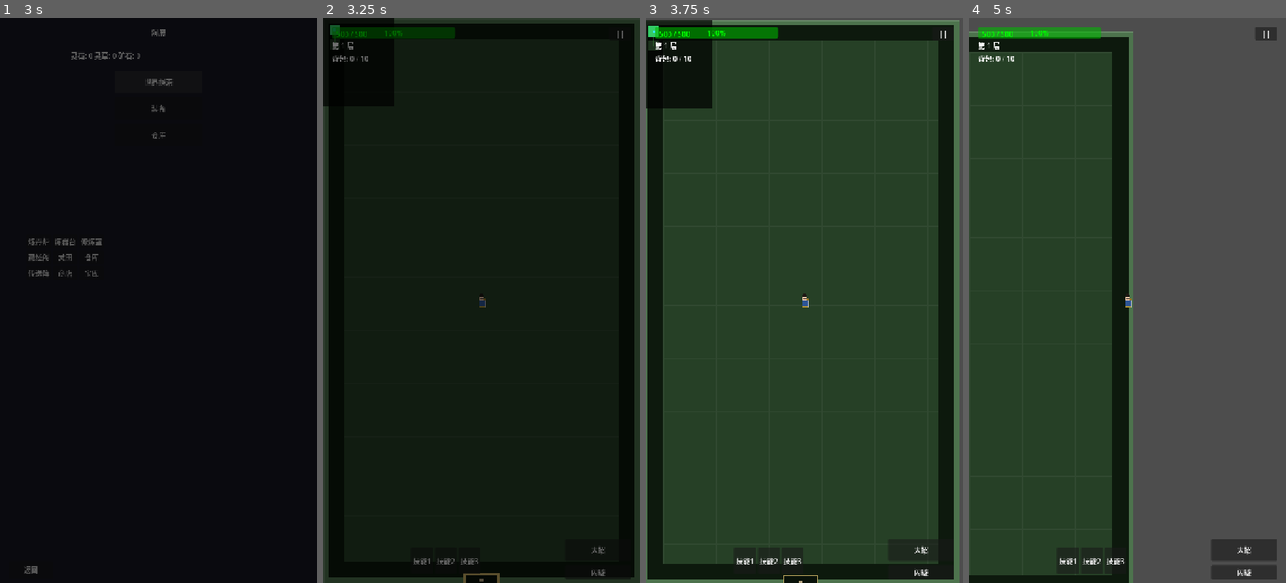
Above: before the commit, frames 1-4 (left to right).
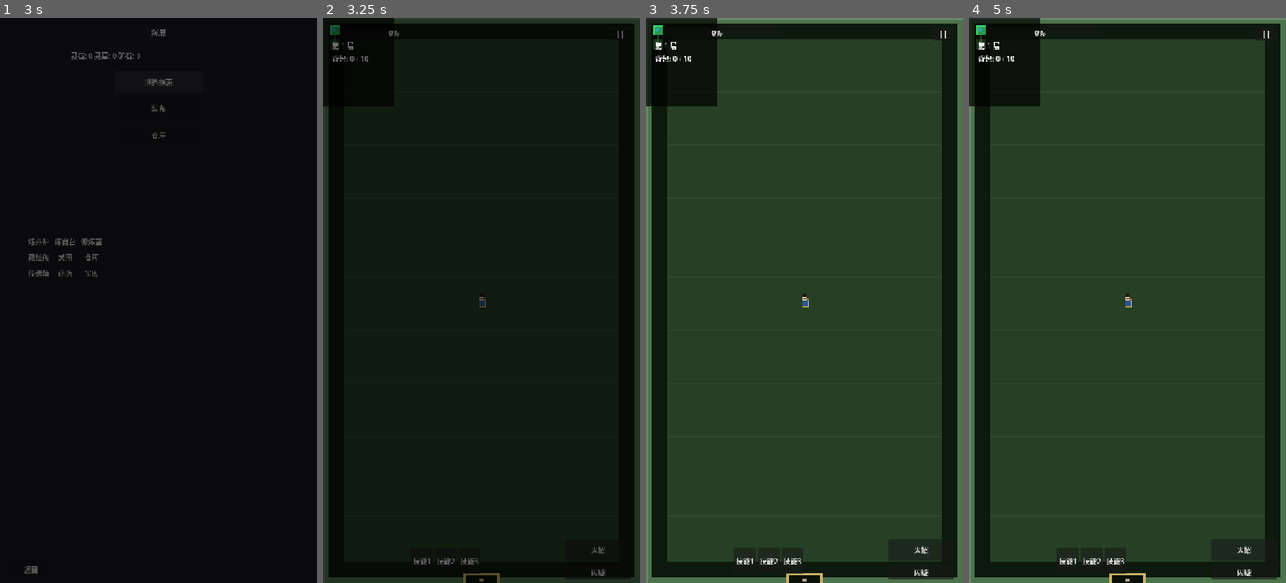
Above: after the commit, the same moments.

Repository: CasbaL/soudache
Game: Godot game, scene res://scenes/ui/faction_select.tscn
Two runs of this game, one before a commit and one after it. Both use one fixed random seed, a clock stepped at 60 frames per second and the inputs below.
Inputs (mouse positions are in pixels of both pictures, inside the frame that each line leads up to):
- Up to frame 1 (3 s): click "选择" at 0.5 s; click "确认选择" at 1.25 s; tap Enter (ui_accept) at 2, 2.27 s; move the mouse to (228, 272) at 2.02 s; hold D (move_right) 2.03-2.75 s; hold Space (dodge) 2.03-2.75 s; click (228, 272) at 2.17 s; click "世界探索" at 2.75 s
- Up to frame 2 (3.25 s): no input
- Up to frame 3 (3.75 s): drag from (741, 328) to (804, 300) at 3.52 s
- Up to frame 4 (5 s): move the mouse to (1159, 176) at 4.27 s; hold D (move_right) from 4.28 s (still down); hold Space (dodge) from 4.28 s (still down)

Frame 1 is identical in both runs. In frame 2, 0.7% of the frame differs, in the area x 2-42%, y 1-4%; in frame 3, 8.7%; in frame 4, 65%, in the area x 0-100%, y 0-100%.
Error after the commit: Parse Error: Identifier "actual_damage" not declared in the current scope. (res://scripts/characters/player.gd:296)

Commit message:
feat(T-14): 伤害公式重构 - 百分比减伤
- 添加 GameManager.calculate_damage() 统一伤害计算
  公式: 基础攻击 × 技能倍率 × (1 - 防御/(防御+100)) × 暴击
- Player.attack_enemy() 使用新公式
- Player.take_damage() 移除重复防御计算
- GameManager.player_take_damage() 同步更新
- 保底伤害: 最少 1 点

Diff:
--- a/scripts/autoload/game_manager.gd
+++ b/scripts/autoload/game_manager.gd
@@ -182,10 +182,9 @@
 	await Engine.get_main_loop().create_timer(1.5).timeout
 	SceneTransition.go_to_haven()
 
-## 玩家受伤
+## 玩家受伤（伤害已由攻击方通过公式计算）
 func player_take_damage(damage: int) -> void:
-	var actual_damage = max(1, damage - player_data.defense)
-	player_data.health = max(0, player_data.health - actual_damage)
+	player_data.health = max(0, player_data.health - damage)
 	player_health_changed.emit(player_data.health)
 
 	if player_data.health <= 0:
@@ -238,6 +237,18 @@
 
 	print("撤离完成！仓库资源已保存，剩余背包物品: %d 件" % inventory.size())
 	inventory_changed.emit()
+
+## 统一伤害计算（百分比减伤公式）
+## 返回 { "damage": int, "is_crit": bool }
+static func calculate_damage(base_attack: int, skill_mult: float,
+							  target_defense: int, crit_rate: float,
+							  crit_damage: float) -> Dictionary:
+	var is_crit = randf() < crit_rate
+	var crit_mult = crit_damage if is_crit else 1.0
+	var defense_reduction = 1.0 - (float(target_defense) / (float(target_defense) + 100.0))
+	var raw = base_attack * skill_mult * defense_reduction * crit_mult
+	var final_damage = maxi(1, roundi(raw))
+	return {"damage": final_damage, "is_crit": is_crit}
 
 ## 计算战斗力
 func get_combat_power() -> int:
--- a/scripts/characters/player.gd
+++ b/scripts/characters/player.gd
@@ -156,10 +156,10 @@
 
 ## 攻击敌人（基础伤害计算）
 func attack_enemy(enemy: Node2D, damage_mult: float = 1.0) -> void:
-	var damage = int(attack_damage * damage_mult)
-	var is_crit = randf() < crit_rate
-	if is_crit:
-		damage = int(damage * crit_damage)
+	var target_defense = enemy.get("defense") if "defense" in enemy else 0
+	var result = GameManager.calculate_damage(attack_damage, damage_mult, target_defense, crit_rate, crit_damage)
+	var damage = result.damage
+	var is_crit = result.is_crit
 
 	if enemy.has_method("take_damage"):
 		enemy.take_damage(damage, is_crit)
@@ -278,7 +278,7 @@
 		return Vector2.LEFT
 	return Vector2.RIGHT
 
-## 受伤
+## 受伤（伤害已由攻击方通过公式计算，包含防御减免）
 func take_damage(damage: int, is_crit: bool = false) -> void:
 	if is_invincible:
 		return
@@ -289,9 +289,8 @@
 		show_damage_number(damage, false, false, true)
 		return
 
-	# 计算实际伤害
-	var actual_damage = max(1, remaining_damage - defense)
-	current_health = max(0, current_health - actual_damage)
+	# 直接应用伤害（防御已在攻击方计算）
+	current_health = max(0, current_health - remaining_damage)
 
 	# 受伤增加大招充能
 	FactionSystem.add_ultimate_charge(actual_damage * 0.15)
